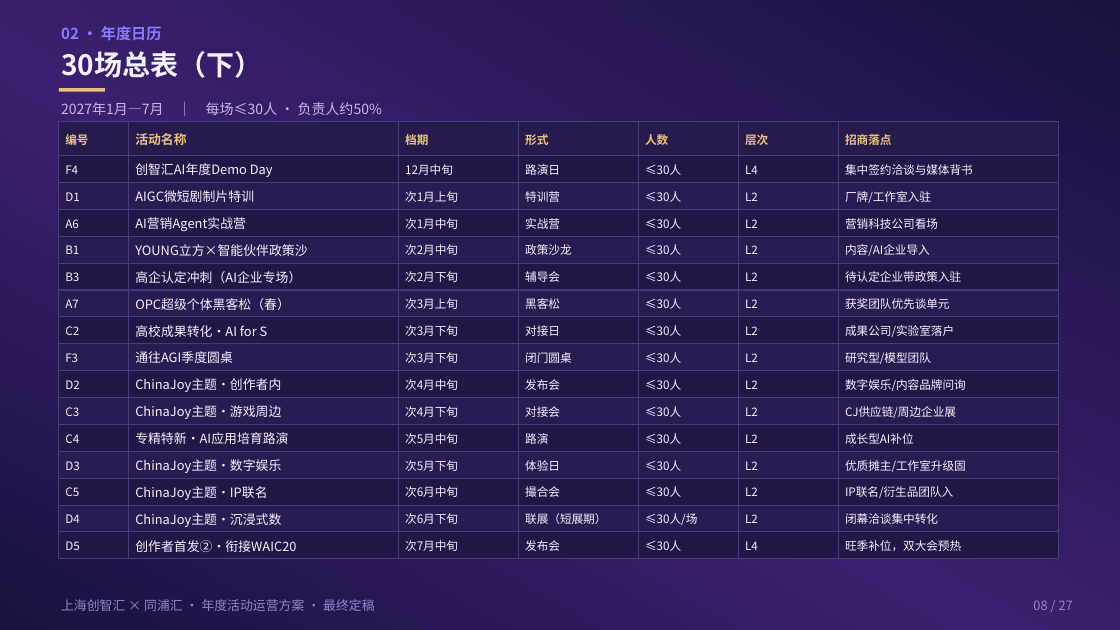
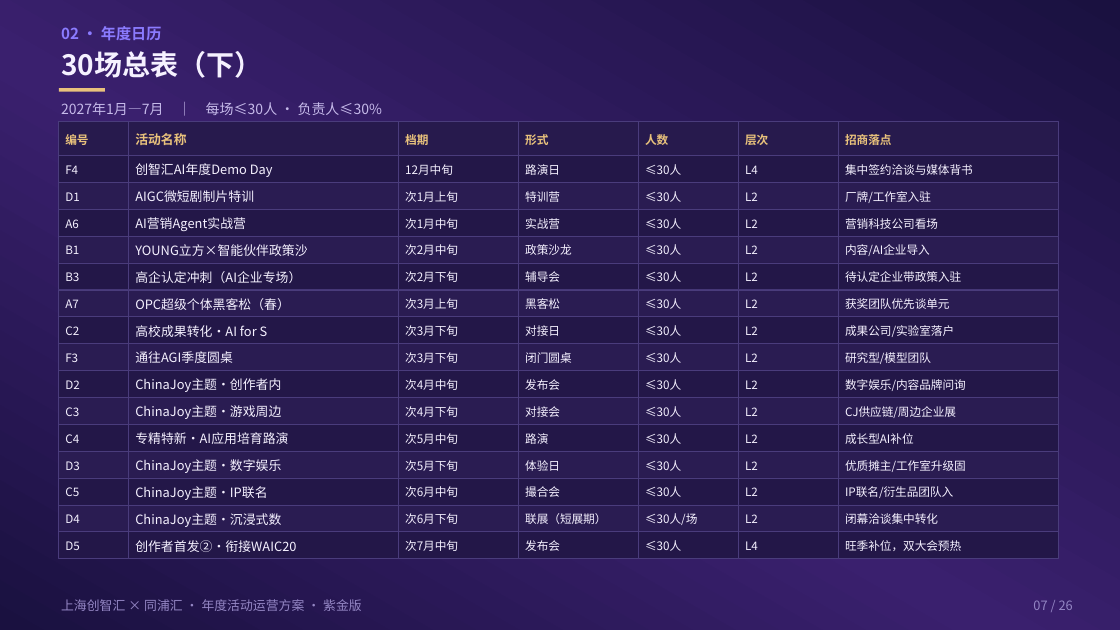
Before and after one commit to hujigang2010-maker/AIDEN, a slide deck: slide 7 of proposal/chuangzhihui-30-events-waic-cj-fuse.pptx (slide 8 before the commit). Drawn at 1120x630 pixels with LibreOffice and Linux fonts; fonts in the diff are those of the drawing. Boxes give left, top, right and bottom in pixels: in the first picture for what was removed or moved away, otherwise in the second. Text is boxed around its words. In the diff, an @@ line names an element or a change of style, - is before the commit and + after.

```diff
--- a/proposal/chuangzhihui-30-events-waic-cj-fuse.pptx
+++ b/proposal/chuangzhihui-30-events-waic-cj-fuse.pptx
@@ text at [61, 102, 382, 115]: text changed @@
-2027年1月—7月 ｜ 每场≤30人 · 负责人约50%
+2027年1月—7月 ｜ 每场≤30人 · 负责人≤30%
@@ text at [61, 599, 362, 611]: text changed @@
-上海创智汇 × 同浦汇 · 年度活动运营方案 · 最终定稿
+上海创智汇 × 同浦汇 · 年度活动运营方案 · 紫金版
@@ text at [1033, 600, 1073, 610]: text changed @@
-08 / 27
+07 / 26
```
Also in this commit, not shown: 25 other slides changed, 1 slide removed, 45 other files.
